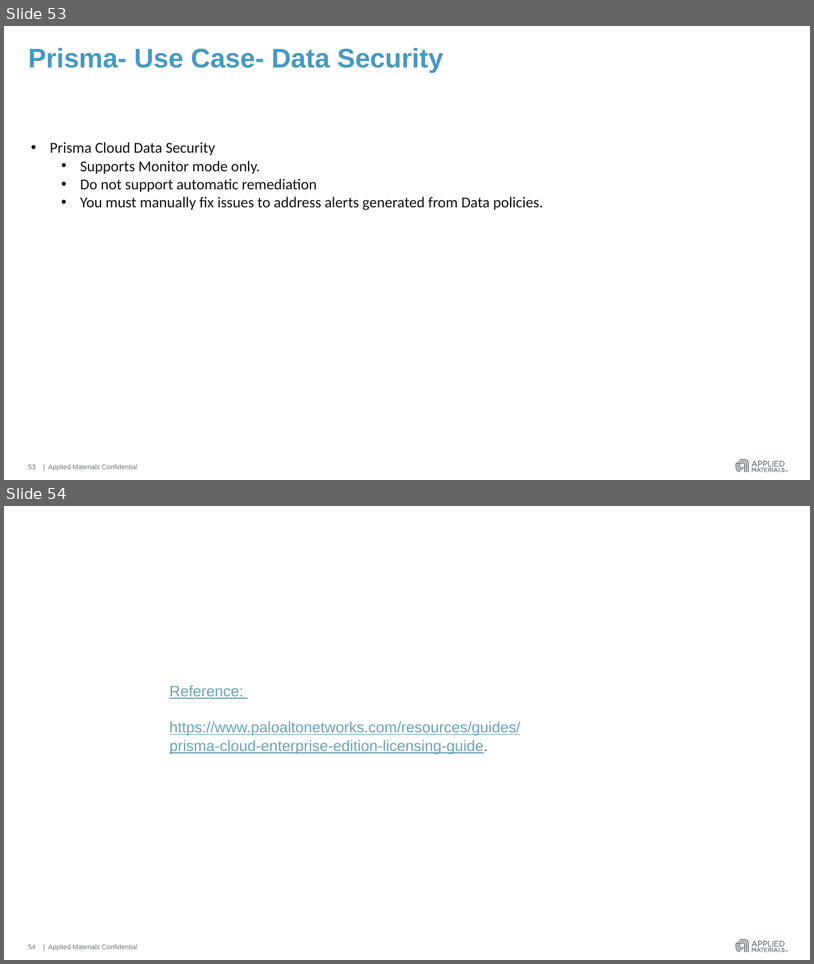
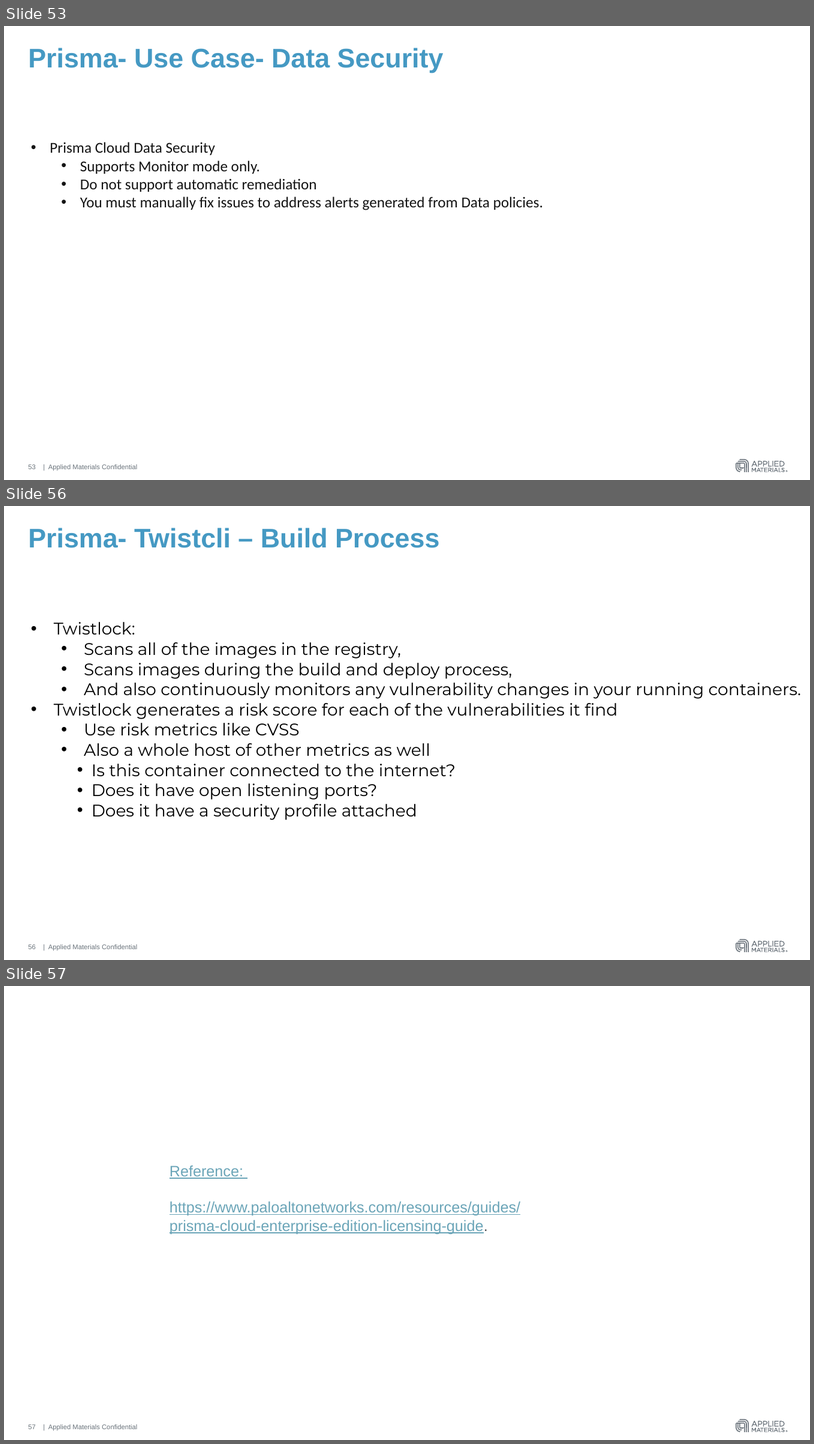
Before and after one commit to hmahajanHM/mytestrepo, a slide deck: AWS Guard Duty & Azure Security Center.pptx. Shown one above the other, each under a label of ours: slides 53 and 54 before the commit, slides 53, 56 and 57 after it; the slides between them are not shown. The pictures are 814x964 and 814x1444 pixels, drawn with LibreOffice and Linux fonts; fonts in the diff are those of the drawing. Boxes give left, top, right and bottom in pixels: in the first picture for what was removed or moved away, otherwise in the second. Text is boxed around its words. In the diff, an @@ line names an element or a change of style, - is before the commit and + after.

Commit message:
twistlock, azure api

```diff
--- a/AWS Guard Duty & Azure Security Center.pptx
+++ b/AWS Guard Duty & Azure Security Center.pptx
@@ slide 56 added at [4,506,810,960], background #FFFFFF; not listed: 4 template elements that a slide beside it also shows @@
@@ title added at [28,528,440,548], 32 pt, text #4599C3, bold @@
+Prisma- Twistcli – Build Process
@@ text added at [54,622,801,820], 20 pt, text #000000 @@
+• Twistlock:
+  • Scans all of the images in the registry,
+  • Scans images during the build and deploy process,
+  • And also continuously monitors any vulnerability changes in your running containers.
+• Twistlock generates a risk score for each of the vulnerabilities it find
+  • Use risk metrics like CVSS
+  • Also a whole host of other metrics as well
+    • Is this container connected to the internet?
+    • Does it have open listening ports?
+    • Does it have a security profile attached
@@ page number added at [28,944,35,949], 8 pt, text #6A737B @@
+56
@@ what was slide 54 is now slide 57 @@
@@ page number at [28,1424,35,1429]: text changed @@
-54
+57
```
Also in this commit, not shown: 1 slide changed, 2 other slides added.
